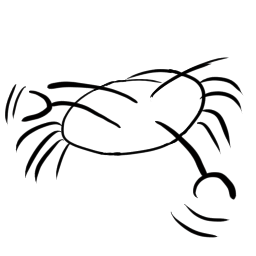
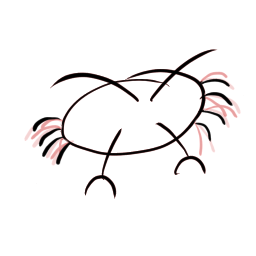
Layered file, before and after one edit (w=256, h=256). Changes by layer:
painted on "Layer 2" over [5, 49, 244, 238]
